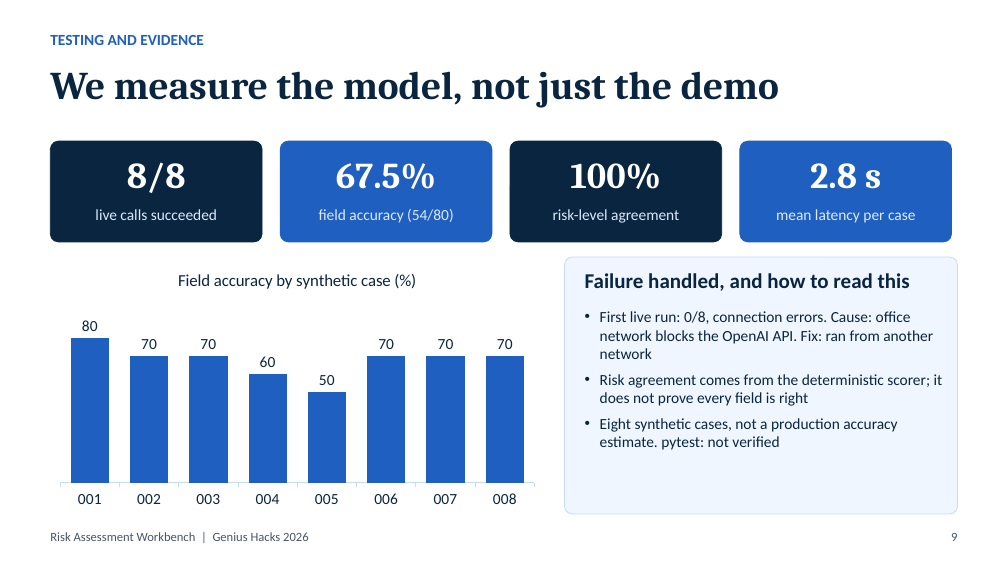
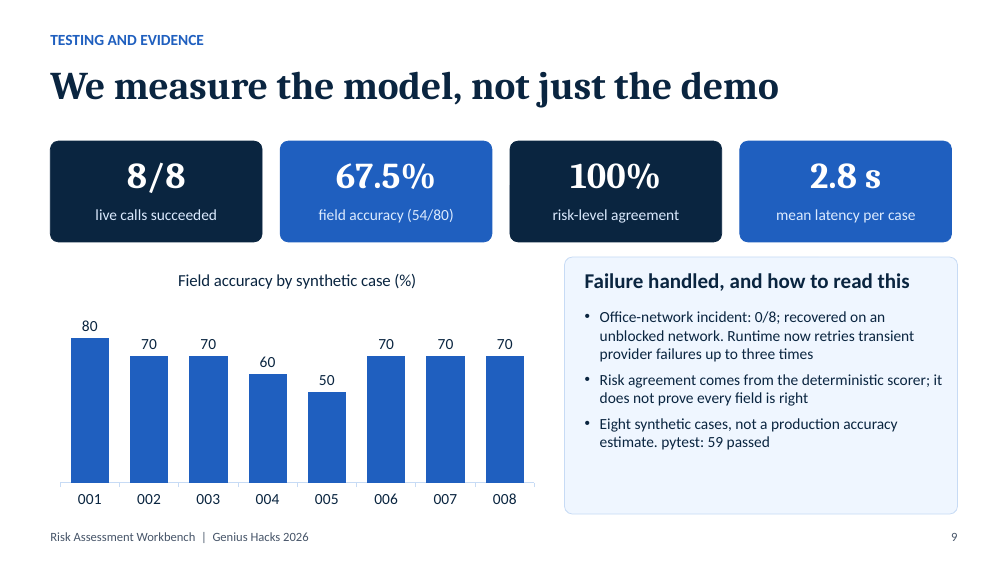
Before and after one commit to ebtenorio-myridius/geniushack3, a slide deck: slide 9 of docs/presentation/Risk_Assessment_Workbench_Genius_Hacks_2026.pptx. Drawn at 1008x567 pixels with LibreOffice and Linux fonts; fonts in the diff are those of the drawing. Boxes give left, top, right and bottom in pixels: in the first picture for what was removed or moved away, otherwise in the second. Text is boxed around its words. In the diff, an @@ line names an element or a change of style, - is before the commit and + after.

Commit message:
addressed the gaps from the audit. I will have this tested at home since office network does not allow API calls

```diff
--- a/docs/presentation/Risk_Assessment_Workbench_Genius_Hacks_2026.pptx
+++ b/docs/presentation/Risk_Assessment_Workbench_Genius_Hacks_2026.pptx
@@ text at [600,311,914,362]: text changed @@
-• First live run: 0/8, connection errors. Cause: office network blocks the OpenAI API. Fix: ran from another network
+• Office-network incident: 0/8; recovered on an unblocked network. Runtime now retries transient provider failures up to three times
@@ text at [600,418,897,450]: text changed @@
-• Eight synthetic cases, not a production accuracy estimate. pytest: not verified
+• Eight synthetic cases, not a production accuracy estimate. pytest: 59 passed
```
Also in this commit, not shown: 1 other slide changed, 29 other files.
